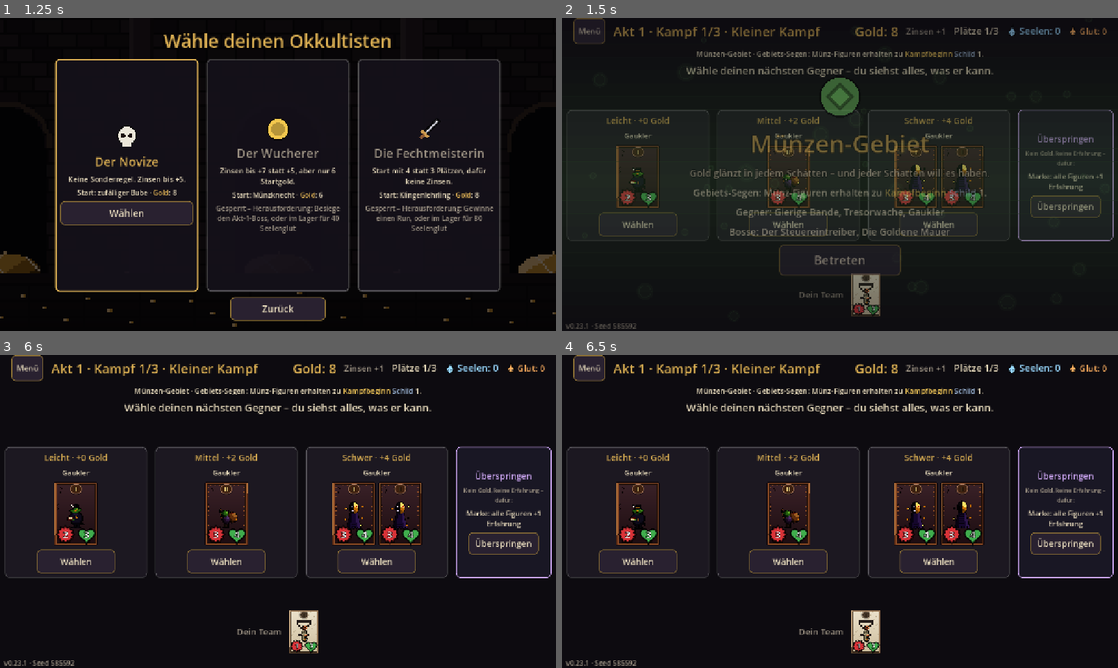
Above: before the commit, frames 1-4 (two rows, left to right).
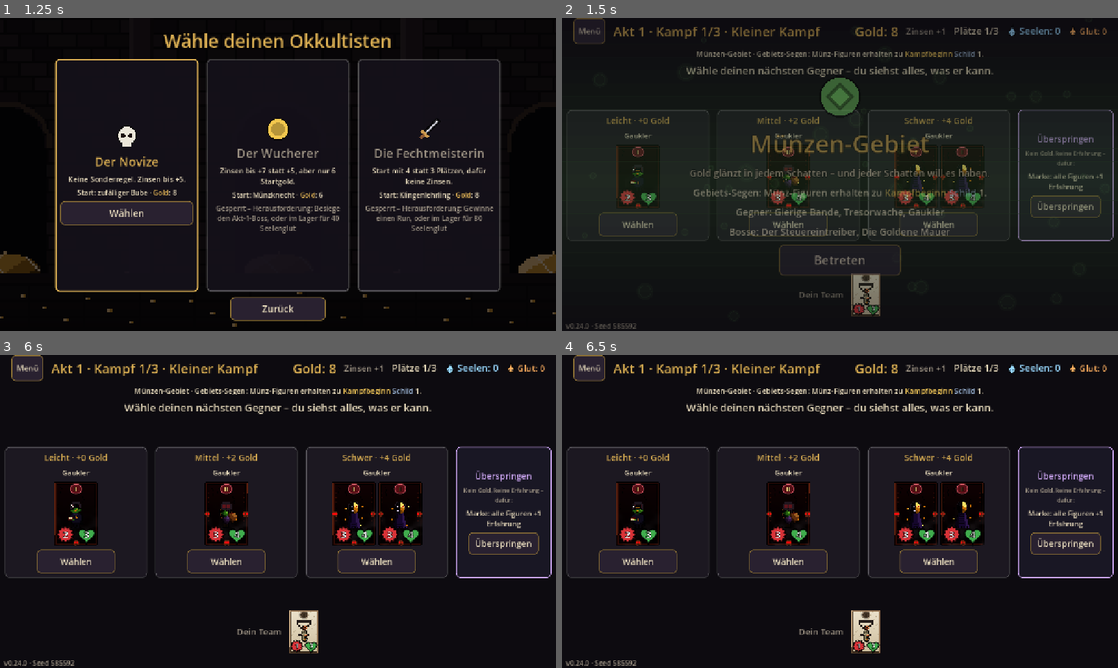
Above: after the commit, the same moments.

Repository: aaronvogel77-source/Roguelike
Game: Godot game, scene res://scenes/run.tscn
The game is run twice, just before and just after one commit, with the same random seed, the same clock (stepped at 60 frames per second) and the same inputs.
Inputs:
- Up to frame 1 (1.25 s): click "Neuer Run" at 0.5 s
- Up to frame 2 (1.5 s): click "Wählen" at 1.25 s
- Up to frame 3 (6 s): click "Menü" at 2 s; click "Wählen" at 2.75 s; click "Wählen" at 3.5 s; click "Wählen" at 4.25 s; click "Überspringen" at 5 s; click "Betreten" at 5.75 s
- Up to frame 4 (6.5 s): no input

Frame 1 is identical in both runs. In frame 2, 0.7% of the frame differs, in the area x 3-76%, y 40-100%; in frame 3, 3.9%; in frame 4, 3.9%.

Commit message:
v0.24.0: cursed enemy cards with skulls, glowing eyes and smoke; readable tarot texts
Co-Authored-By: Claude Opus 5.5 <noreply@anthropic.com>
Claude-Session: https://claude.ai/code/session_012xz7sgY2qmHGHRn3NLdPtd

Diff:
--- a/project.godot
+++ b/project.godot
@@ -6,7 +6,7 @@
 [application]
 
 config/name="Arcana (working title)"
-config/version="0.23.1"
+config/version="0.24.0"
 config/description="Dark-fantasy auto-battler roguelite with tarot court-card figures."
 run/main_scene="res://scenes/run.tscn"
 config/features=PackedStringArray("4.6", "GL Compatibility")
--- a/scripts/ui/card_art.gd
+++ b/scripts/ui/card_art.gd
@@ -181,40 +181,59 @@
 	return {"tex": c.texture(), "fx": {"gloss": 1.0, "sparkle": 1.0}, "accent": main, "dark": true}
 
 
+## Enemy cards: the same bold card as the player's, but cursed - dark
+## blood-red parchment, iron/bone frames, skulls with glowing eyes and smoke
+## that grow with the enemy's strength (tier 1-3, bosses strongest).
 static func _enemy(w: int, h: int, tier: int, boss: bool) -> Dictionary:
 	var c := PixelCanvas.new(w, h)
-	_gradient(c, w, h, Color(ENEMY_BG[0]), Color(ENEMY_BG[1]))
-	for i in 5:  # cracks through the old parchment
+	var level := 4 if boss else tier
+	var bg_top := Color("3a1a20").lerp(Color("4a0c14"), level / 4.0)
+	_gradient(c, w, h, bg_top, Color("0e0406"))
+	for i in 4 + level * 2:  # cracks through the cursed parchment
 		var x := (i * 17 + 9) % w
 		var y := (i * 31 + 6) % maxi(1, h - 10)
-		for s in 9:
+		for s in 7 + level * 2:
 			x += [-1, 0, 1, 1, 0, -1][(s + i) % 6]
 			y += 1
-			c.px(Color("0e0406"), x, y)
-	var bone := tier >= 3 or boss
-	var frame := _colors(["2a1810", "6a5040", "b0a080", "e8dcc0"] if bone else ["24120a", "5a2a14", "8a4a24", "b0703a"])
+			c.px(Color("0a0204"), x, y)
+	# A big skull watermark behind the creature, clearer for stronger enemies.
+	_skull(c, w / 2 - 7, int(h * 0.42) - 8, 2, Color(0.55, 0.12, 0.14, 0.18 + 0.08 * level), Color(1.0, 0.2, 0.2, 0.3 + 0.12 * level))
+	var frame := _colors(["1a0a0a", "4a2a24", "8a6a5a", "c8b8a0"] if level >= 3 else ["140808", "3a1a14", "6a3424", "9a5a3a"])
 	_frame(c, w, h, [frame])
-	if tier >= 2 or boss:  # thorns pointing inwards
-		for y in range(7, h - 7, 6):
+	if level >= 2:  # thorns pointing inwards
+		for y in range(8, h - 8, 6):
 			c.px(frame[2], 4, y, 2, 1)
 			c.px(frame[2], w - 6, y, 2, 1)
-		for x in range(7, w - 7, 6):
-			c.px(frame[2], x, 4, 1, 2)
-	if bone:  # blood running down from the top
-		for x in range(5, w - 5, 7):
+	if level >= 3:  # blood running down from the top
+		for x in range(6, w - 6, 7):
 			var length := 3 + (x * 5) % 6
 			c.px(Color("8a1420"), x, 4, 1, length)
 			c.px(Color("d02838"), x, 4 + length - 1)
-	if boss:  # skulls with glowing eyes in the corners
-		for p in [Vector2i(0, 0), Vector2i(w - 7, 0), Vector2i(0, h - 7), Vector2i(w - 7, h - 7)]:
-			c.px(OUTLINE, p.x, p.y, 7, 7)
-			c.px(frame[3], p.x + 1, p.y + 1, 5, 4)
-			c.px(frame[2], p.x + 2, p.y + 5, 3, 1)
-			c.px(Color("ff3030"), p.x + 2, p.y + 2)
-			c.px(Color("ff3030"), p.x + 4, p.y + 2)
-	_round(c, w, h)
-	var fx := {"gloss": 0.35} if boss else {}
-	return {"tex": c.texture(), "fx": fx, "accent": frame[2], "dark": true}
+	# Skulls with glowing eyes on the frame: 1 at the bottom, 2 more on the
+	# sides from tier 2, all four corners from tier 3, big ones for bosses.
+	var size := 2 if boss else 1
+	var spots: Array = [Vector2i(w / 2 - 3 * size, h - 7 * size)]
+	if level >= 2:
+		spots.append(Vector2i(0, h / 2 - 3 * size))
+		spots.append(Vector2i(w - 7 * size, h / 2 - 3 * size))
+	if level >= 3:
+		spots.append_array([Vector2i(0, 0), Vector2i(w - 7 * size, 0), Vector2i(0, h - 7 * size), Vector2i(w - 7 * size, h - 7 * size)])
+	for p in spots:
+		_skull(c, p.x, p.y, size, frame[3], Color("ff3030"))
+	_round(c, w, h)
+	var fx := {"curse": true, "smoke": [0.0, 0.25, 0.5, 0.75, 1.0][level], "eyes": 0.5 + 0.125 * level}
+	return {"tex": c.texture(), "fx": fx, "accent": Color("c02030"), "dark": true}
+
+
+## A small pixel skull (7×7 per size step) with eyes in eye_color.
+static func _skull(c: PixelCanvas, x: int, y: int, size: int, bone: Color, eye_color: Color) -> void:
+	var rows := [".bbbbb.", "bbbbbbb", "beebeeb", "beebeeb", "bbb.bbb", ".bbbbb.", ".b.b.b."]
+	for j in 7:
+		for i in 7:
+			var ch: String = rows[j][i]
+			if ch == ".":
+				continue
+			c.px(eye_color if ch == "e" else bone, x + i * size, y + j * size, size, size)
 
 
 # --- Building blocks -------------------------------------------------------------------------
@@ -300,6 +319,7 @@
 
 
 static var _shader: Shader
+static var _curse_shader: Shader
 
 
 ## The face as a crisp TextureRect with the rarity effects as shader params.
@@ -311,6 +331,15 @@
 	rect.stretch_mode = TextureRect.STRETCH_SCALE
 	rect.mouse_filter = Control.MOUSE_FILTER_IGNORE
 	var fx: Dictionary = face.get("fx", {})
+	if fx.get("curse", false):  # enemies: smoke and glowing skull eyes
+		if _curse_shader == null:
+			_curse_shader = load("res://scripts/ui/card_curse.gdshader")
+		var curse := ShaderMaterial.new()
+		curse.shader = _curse_shader
+		curse.set_shader_parameter("smoke", float(fx.get("smoke", 0.0)))
+		curse.set_shader_parameter("eyes", float(fx.get("eyes", 0.0)))
+		rect.material = curse
+		return rect
 	if not fx.is_empty():
 		if _shader == null:
 			_shader = load("res://scripts/ui/card_shine.gdshader")
--- /dev/null
+++ b/scripts/ui/card_curse.gdshader
@@ -0,0 +1,33 @@
+shader_type canvas_item;
+// Enemy cards: glowing skull eyes that pulse and dark smoke rising from the
+// bottom, both stronger for stronger enemies.
+uniform float smoke : hint_range(0.0, 1.0) = 0.0;
+uniform float eyes : hint_range(0.0, 1.0) = 0.0;
+uniform vec4 eye_color : source_color = vec4(1.0, 0.19, 0.19, 1.0);
+
+float hash(vec2 p) { return fract(sin(dot(p, vec2(127.1, 311.7))) * 43758.5453); }
+float noise(vec2 p) {
+	vec2 i = floor(p);
+	vec2 f = fract(p);
+	f = f * f * (3.0 - 2.0 * f);
+	return mix(mix(hash(i), hash(i + vec2(1, 0)), f.x), mix(hash(i + vec2(0, 1)), hash(i + vec2(1, 1)), f.x), f.y);
+}
+
+void fragment() {
+	vec4 c = texture(TEXTURE, UV) * COLOR;
+	// Glowing eyes: the eye colour pulses brighter.
+	if (eyes > 0.0 && distance(c.rgb, eye_color.rgb) < 0.12) {
+		float pulse = 0.6 + 0.4 * sin(TIME * 3.0);
+		c.rgb = mix(c.rgb, vec3(1.0, 0.75, 0.55), pulse * eyes);
+	}
+	// Smoke: soft dark wisps drifting upwards, thickest near the bottom.
+	if (smoke > 0.0) {
+		vec2 p = vec2(UV.x * 4.0, UV.y * 6.0 + TIME * 0.6);
+		float n = noise(p) * 0.6 + noise(p * 2.1 + 3.0) * 0.4;
+		float height = smoothstep(0.25, 1.0, UV.y);
+		float wisp = smoothstep(0.42, 0.85, n) * height * smoke;
+		c.rgb = mix(c.rgb, vec3(0.42, 0.36, 0.40), wisp * 0.55);   // grey smoke
+		c.rgb += vec3(0.45, 0.08, 0.06) * smoothstep(0.78, 0.95, n) * height * smoke * 0.6;  // embers glowing in it
+	}
+	COLOR = c;
+}
--- a/scripts/ui/object_card.gd
+++ b/scripts/ui/object_card.gd
@@ -115,6 +115,18 @@
 	text.scroll_active = false
 	text.mouse_filter = Control.MOUSE_FILTER_IGNORE
 	text.add_theme_font_size_override("normal_font_size", 13 if card_size.y >= 240 else 12)
+	if kind in ["tarot", "relic", "pact"]:  # a dark plate keeps the text readable on the card art
+		var plate := StyleBoxFlat.new()
+		plate.bg_color = Color(0.03, 0.02, 0.06, 0.82)
+		plate.set_corner_radius_all(6)
+		plate.content_margin_left = 3
+		plate.content_margin_right = 3
+		plate.content_margin_top = 2
+		plate.content_margin_bottom = 2
+		text.add_theme_stylebox_override("normal", plate)
+		text.add_theme_color_override("default_color", Color("f6f0e2"))
+		text.add_theme_color_override("font_outline_color", Color(0, 0, 0, 0.9))
+		text.add_theme_constant_override("outline_size", 3)
 	text.add_theme_color_override("default_color", Palette.PARCHMENT)
 	text.text = "[center]" + "\n".join(lines.map(func(l: String) -> String: return _highlight_label(Keywords.colorize(l)))) + "[/center]"
 	column.add_child(text)
Not shown, added: scripts/ui/card_curse.gdshader.uid
Not shown, changed: GAME_DESIGN.md
